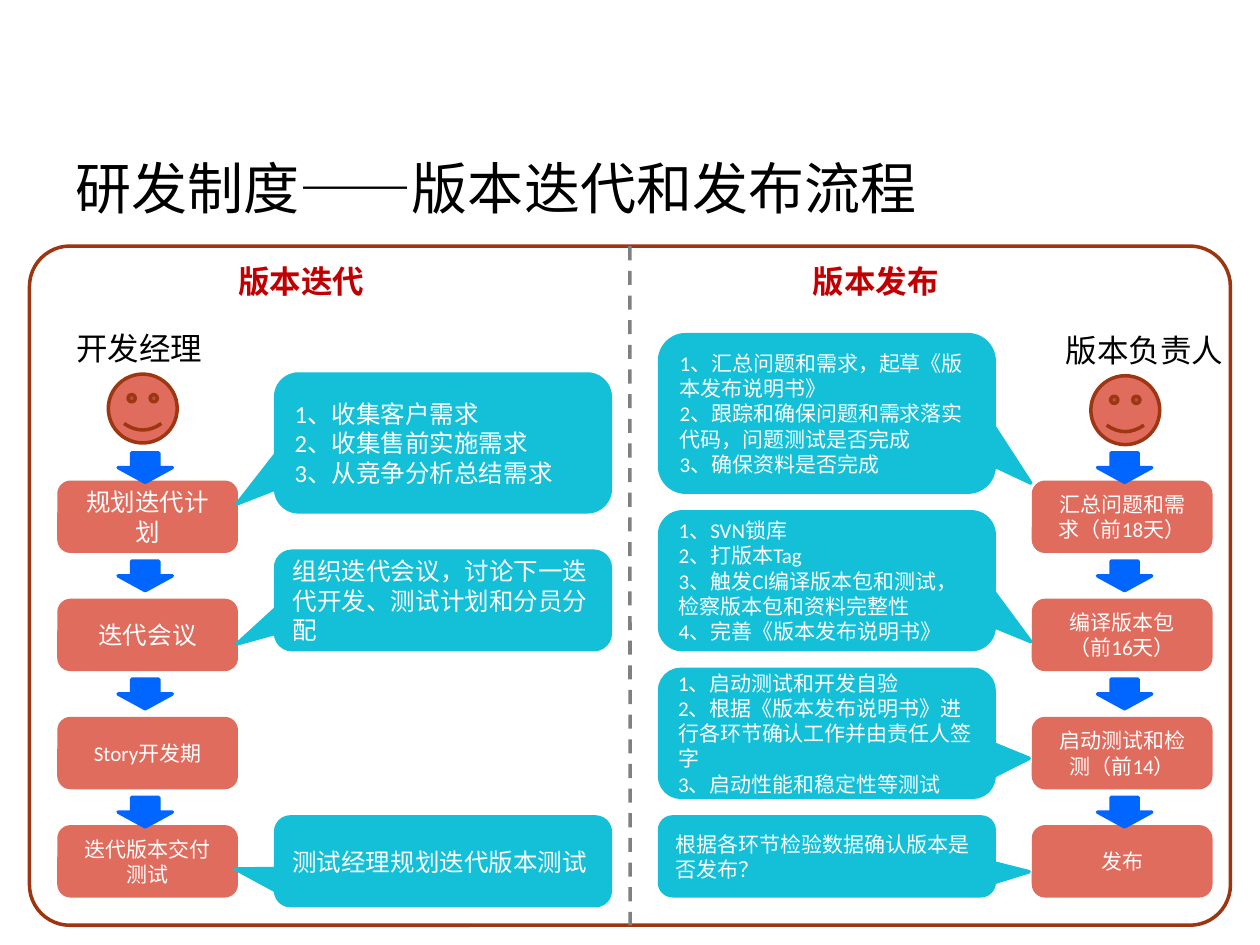
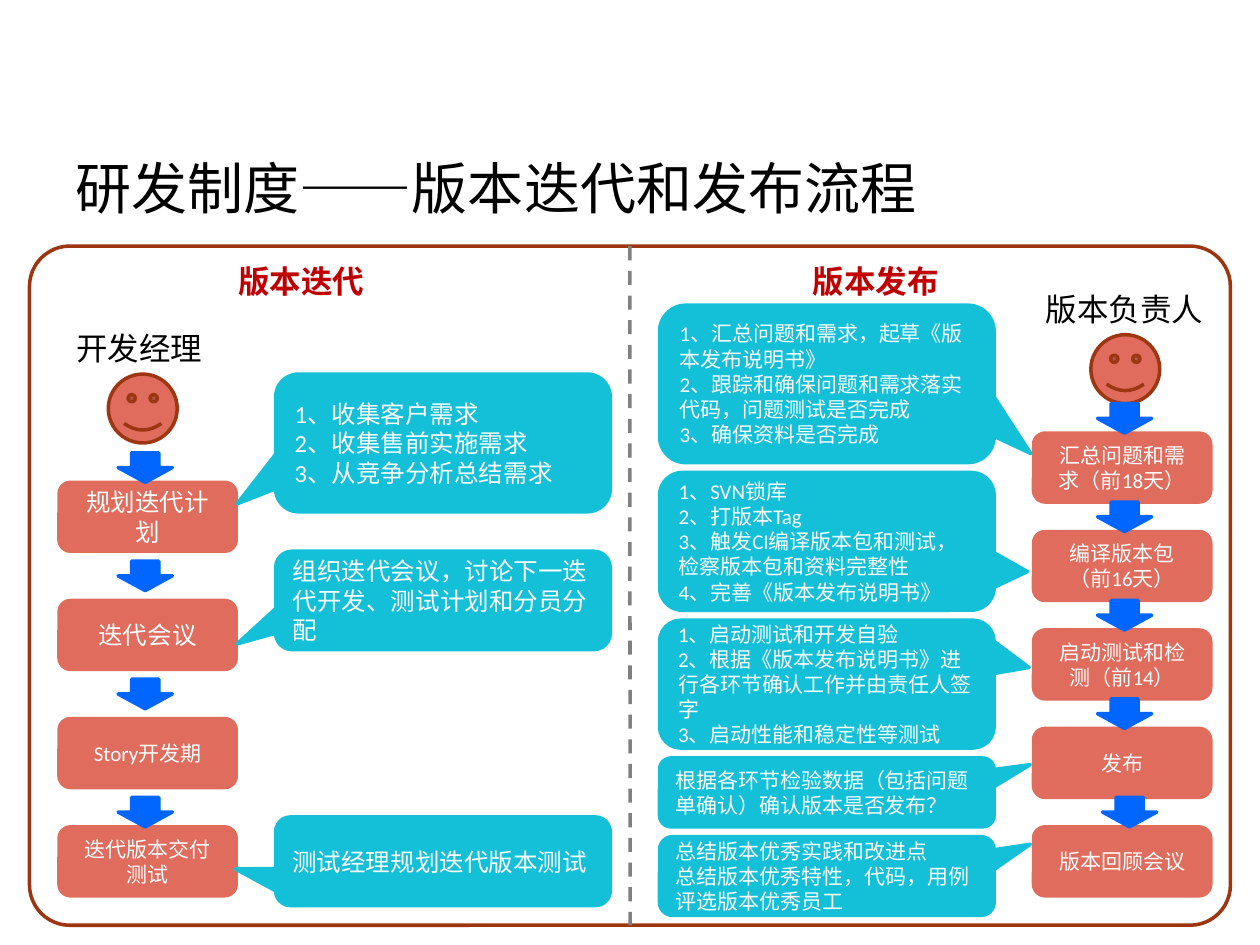
Before and after one commit to Vivian-hihi/SequoiaDB, a slide deck: slide 11 of internal_doc/00.项目管理/02.制度宣传/2016研发组织结构和制度流程宣传.pptx. Drawn at 1260x945 pixels with LibreOffice and Linux fonts; fonts in the diff are those of the drawing; background and template pictures are left out. Boxes give left, top, right and bottom in pixels: in the first picture for what was removed or moved away, otherwise in the second. Text is boxed around its words. In the diff, an @@ line names an element or a change of style, - is before the commit and + after.

```diff
--- a/internal_doc/00.项目管理/02.制度宣传/2016研发组织结构和制度流程宣传.pptx
+++ b/internal_doc/00.项目管理/02.制度宣传/2016研发组织结构和制度流程宣传.pptx
@@ text "版本负责人": place and size @@
-text "版本负责人" at bbox=[1066, 335, 1224, 365]
+text "版本负责人" at bbox=[1046, 294, 1204, 324]
@@ rounded speech box "1、汇总问题和需求，起草《版本发布说明书》": place and size @@
-rounded speech box "1、汇总问题和需求，起草《版本发布说明书》" at bbox=[659, 335, 994, 493]
+rounded speech box "1、汇总问题和需求，起草《版本发布说明书》" at bbox=[659, 305, 994, 462]
@@ smiley face: place and size @@
-smiley face at bbox=[1091, 375, 1160, 445]
+smiley face at bbox=[1091, 335, 1160, 404]
@@ 1 rounded rectangle, 1 rounded speech box, 1 down arrow: place and size @@
-1 rounded rectangle, 1 rounded speech box, 1 down arrow at bbox=[659, 452, 1211, 798]
+1 rounded rectangle, 1 rounded speech box, 1 down arrow at bbox=[659, 403, 1211, 748]
@@ rounded speech box "1、SVN锁库": place and size @@
-rounded speech box "1、SVN锁库" at bbox=[659, 512, 994, 649]
+rounded speech box "1、SVN锁库" at bbox=[659, 472, 994, 610]
@@ down arrow: place and size @@
-down arrow at bbox=[1097, 561, 1152, 590]
+down arrow at bbox=[1097, 501, 1152, 530]
@@ rounded rectangle "编译版本包（前16天）": place and size @@
-rounded rectangle "编译版本包（前16天）" at bbox=[1033, 601, 1211, 670]
+rounded rectangle "编译版本包（前16天）" at bbox=[1033, 532, 1211, 601]
@@ down arrow: place and size @@
-down arrow at bbox=[1097, 679, 1152, 708]
+down arrow at bbox=[1097, 601, 1152, 630]
@@ rounded rectangle "启动测试和检测（前14）": place and size @@
-rounded rectangle "启动测试和检测（前14）" at bbox=[1033, 718, 1211, 788]
+rounded rectangle "启动测试和检测（前14）" at bbox=[1033, 630, 1211, 699]
@@ down arrow: place and size @@
-down arrow at bbox=[1097, 798, 1152, 827]
+down arrow at bbox=[1097, 699, 1152, 728]
@@ rounded rectangle "发布": place and size @@
-rounded rectangle "发布" at bbox=[1033, 827, 1211, 896]
+rounded rectangle "发布" at bbox=[1033, 728, 1211, 798]
@@ proportions changed in 3 elements at bbox=[659, 472, 994, 610], bbox=[659, 620, 994, 748], bbox=[659, 759, 994, 828] @@
@@ rounded speech box "根据各环节检验数据（包括问题单确认）确认版本是否发布？": place and size @@
-rounded speech box "根据各环节检验数据（包括问题单确认）确认版本是否发布？" at bbox=[659, 816, 994, 896]
+rounded speech box "根据各环节检验数据（包括问题单确认）确认版本是否发布？" at bbox=[659, 759, 994, 828]
@@ text in rounded speech box at bbox=[675, 770, 969, 815]: text changed @@
-根据各环节检验数据确认版本是否发布？
+根据各环节检验数据（包括问题单确认）确认版本是否发布？
@@ down arrow added at bbox=[1102, 798, 1157, 827], fill #0066FF, outline #0066FF 2 pt @@
@@ rounded speech box added at bbox=[659, 837, 994, 916], fill #13C0D7, outline #13C0D7 2 pt, 12 pt, text #FFFFFF @@
+总结版本优秀实践和改进点
+总结版本优秀特性，代码，用例
+评选版本优秀员工
@@ rounded rectangle added at bbox=[1033, 827, 1211, 896], fill #DF6C5D, outline #DF6C5D 2 pt, 12 pt, text #FFFFFF @@
+版本回顾会议
```
Also in this commit, not shown: 3 other slides changed, 1 slide added.
